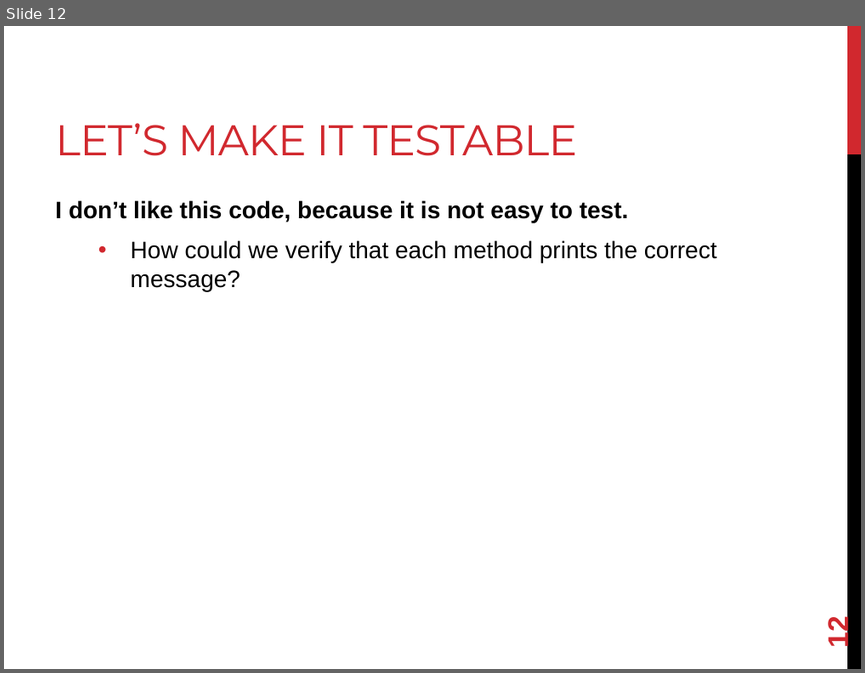
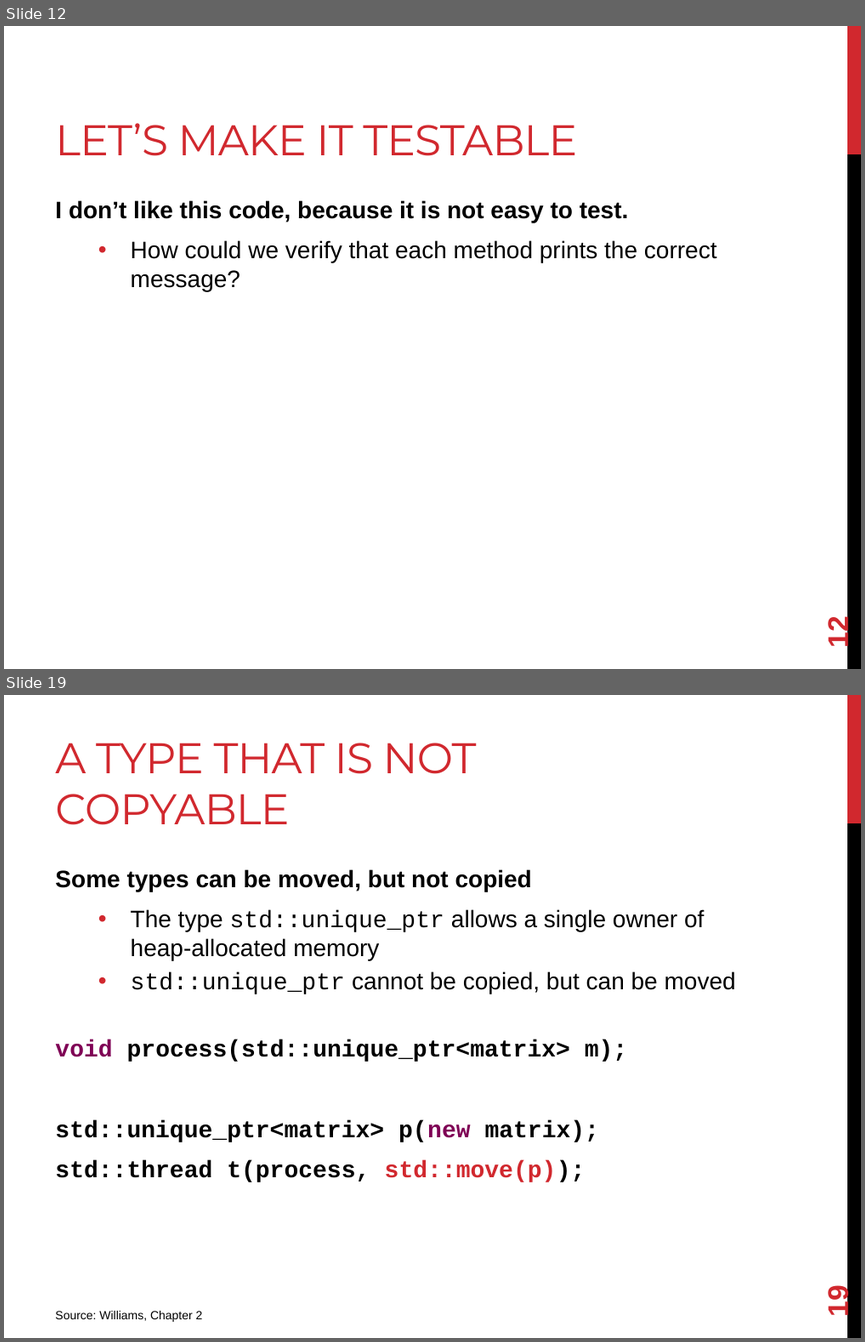
Before and after one commit to joshpeterson/DevelopingConcurrentSoftware, a slide deck: Lectures/Threads/Threads.pptx. Shown one above the other, each under a label of ours: slide 12 before the commit, slides 12 and 19 after it; the slides between them are not shown. The pictures are 865x673 and 865x1342 pixels, drawn with LibreOffice and Linux fonts; fonts in the diff are those of the drawing. Boxes give left, top, right and bottom in pixels: in the first picture for what was removed or moved away, otherwise in the second. Text is boxed around its words. In the diff, an @@ line names an element or a change of style, - is before the commit and + after.

Commit message:
Add information about thread argument passing and thread stopping.

```diff
--- a/Lectures/Threads/Threads.pptx
+++ b/Lectures/Threads/Threads.pptx
@@ slide 19 added at (x1=4, y1=695, x2=861, y2=1338), background #FFFFFF; not listed: 2 template elements that a slide beside it also shows @@
@@ title added at (x1=55, y1=743, x2=477, y2=825), 36 pt, text #D1282E @@
+A TYPE THAT IS NOT COPYABLE
@@ text added at (x1=55, y1=869, x2=736, y2=1182), 20 pt, text #000000, bold @@
+Some types can be moved, but not copied
+  • The type std::unique_ptr allows a single owner of heap-allocated memory
+  • std::unique_ptr cannot be copied, but can be moved
+void process(std::unique_ptr<matrix> m);
+std::unique_ptr<matrix> p(new matrix);
+std::thread t(process, std::move(p));
@@ page number added at (x1=822, y1=1287, x2=854, y2=1315), 24 pt, text #D1282E, bold @@
+19
@@ text added at (x1=55, y1=1310, x2=203, y2=1321), 10 pt, text #000000 @@
+Source: Williams, Chapter 2
```
Also in this commit, not shown: 1 slide changed, 11 other slides added.
